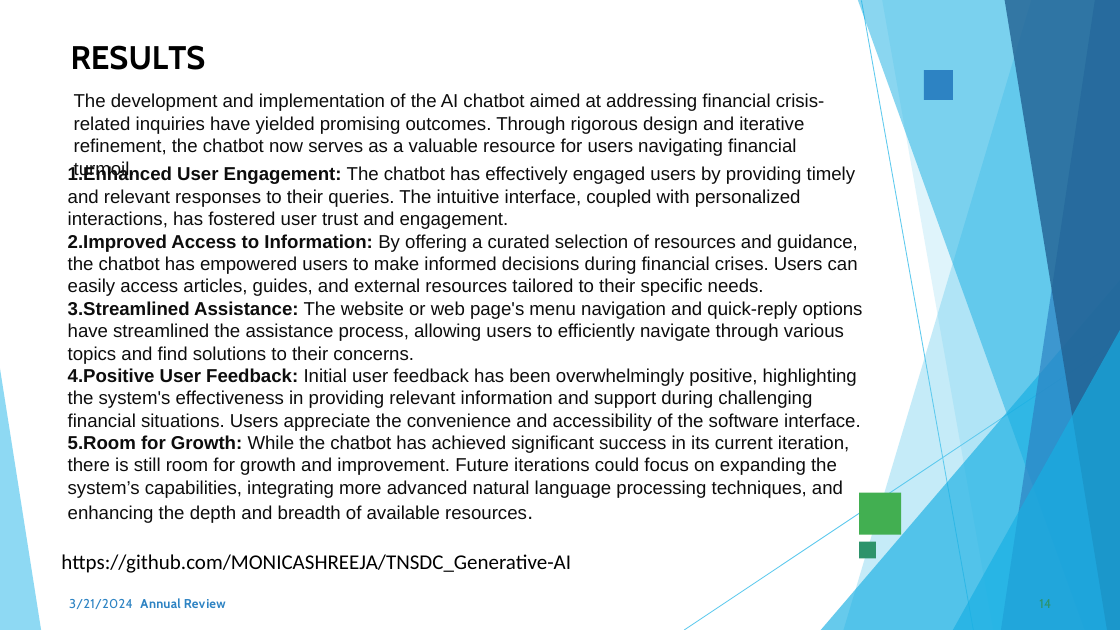
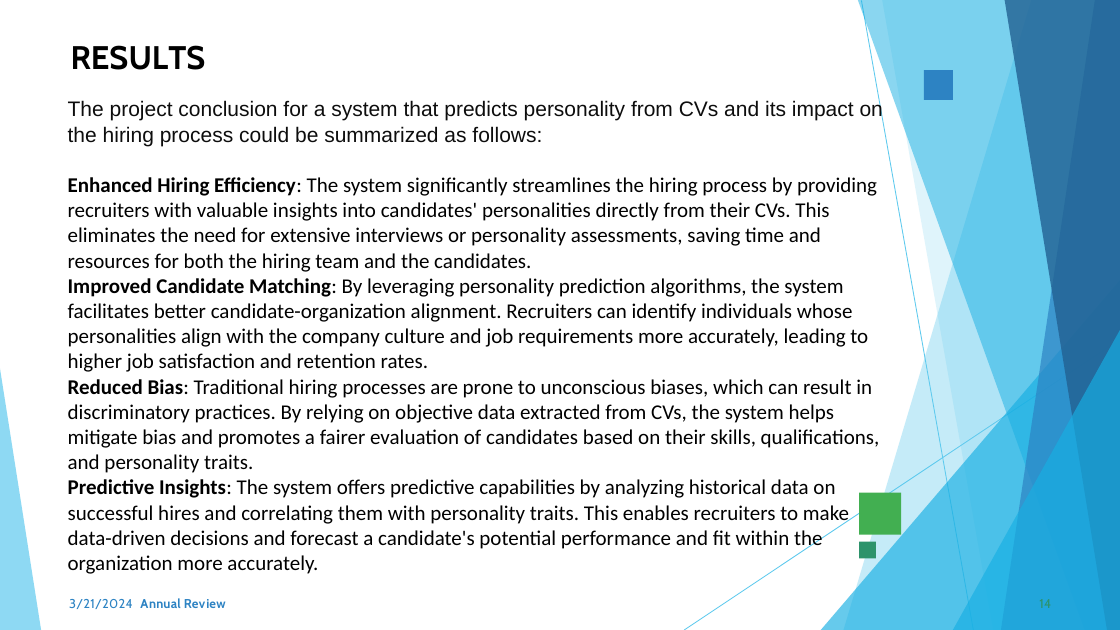
Before and after one commit to MONICASHREEJA/TNSDC_Generative-AI, a slide deck: slide 14 of au211521205087_TNSDC_GENAI_PRESENTATION (1).pptx. Drawn at 1120x630 pixels with LibreOffice and Linux fonts; fonts in the diff are those of the drawing; background and template pictures are left out. Boxes give left, top, right and bottom in pixels: in the first picture for what was removed or moved away, otherwise in the second. Text is boxed around its words. In the diff, an @@ line names an element or a change of style, - is before the commit and + after.

Commit message:
powerpoint presentation

```diff
--- a/au211521205087_TNSDC_GENAI_PRESENTATION (1).pptx
+++ b/au211521205087_TNSDC_GENAI_PRESENTATION (1).pptx
@@ text at <box>68,100,883,574</box>: text changed; size 16 to 18 pt; font Arial to Calibri; text colour #0D0D0D to #000000 @@
-1. Enhanced User Engagement: The chatbot has effectively engaged users by providing timely and relevant responses to their queries. The intuitive interface, coupled with personalized interactions, has fostered user trust and engagement.
-2. Improved Access to Information: By offering a curated selection of resources and guidance, the chatbot has empowered users to make informed decisions during financial crises. Users can easily access articles, guides, and external resources tailored to their specific needs.
-3. Streamlined Assistance: The website or web page's menu navigation and quick-reply options have streamlined the assistance process, allowing users to efficiently navigate through various topics and find solutions to their concerns.
-4. Positive User Feedback: Initial user feedback has been overwhelmingly positive, highlighting the system's effectiveness in providing relevant information and support during challenging financial situations. Users appreciate the convenience and accessibility of the software interface.
-5. Room for Growth: While the chatbot has achieved significant success in its current iteration, there is still room for growth and improvement. Future iterations could focus on expanding the system’s capabilities, integrating more advanced natural language processing techniques, and enhancing the depth and breadth of available resources.
+The project conclusion for a system that predicts personality from CVs and its impact on the hiring process could be summarized as follows:
+Enhanced Hiring Efficiency: The system significantly streamlines the hiring process by providing recruiters with valuable insights into candidates' personalities directly from their CVs. This eliminates the need for extensive interviews or personality assessments, saving time and resources for both the hiring team and the candidates.
+Improved Candidate Matching: By leveraging personality prediction algorithms, the system facilitates better candidate-organization alignment. Recruiters can identify individuals whose personalities align with the company culture and job requirements more accurately, leading to higher job satisfaction and retention rates.
+Reduced Bias: Traditional hiring processes are prone to unconscious biases, which can result in discriminatory practices. By relying on objective data extracted from CVs, the system helps mitigate bias and promotes a fairer evaluation of candidates based on their skills, qualifications, and personality traits.
+Predictive Insights: The system offers predictive capabilities by analyzing historical data on successful hires and correlating them with personality traits. This enables recruiters to make data-driven decisions and forecast a candidate's potential performance and fit within the organization more accurately.
@@ text removed at <box>74,93,825,156</box> @@
-The development and implementation of the AI chatbot aimed at addressing financial crisis-related inquiries have yielded promising outcomes. Through rigorous design and iterative refinement, the chatbot now serves as a valuable resource for users navigating financial turmoil.
@@ text removed at <box>61,554,571,573</box> @@
-https://github.com/MONICASHREEJA/TNSDC_Generative-AI
```
Also in this commit, not shown: 1 slide added.
